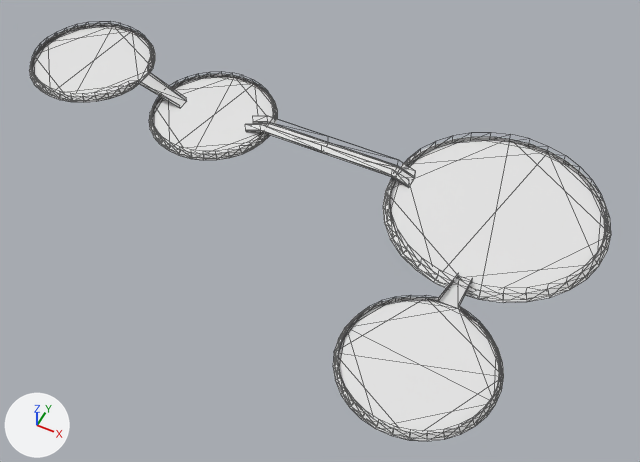
An edit to the glTF model public/map/skycity/church-sky-city.glb, drawn before and after from the same camera.
Both versions are drawn from a camera (50 mm lens) standing at (113.6, -159.4, 166.6) and looking at (45.3, -22.9, -4.0). The lights are fixed; the arrows at lower left show +X, +Y and +Z. Mesh edges are drawn as thin lines. Where no turn or scale is listed for an object, it has been applied to the vertices. Vertices at the same position are counted once.

Before the edit, the objects in view are built like this:
```python
me_circle_003 = bpy.data.meshes.new('Circle.003')
me_circle_003.from_pydata(...)  # 160 vertices, 252 faces; spans x -18.4..18.4, y -18.4..18.4, z -0.3..2.0
# faces by material slot: [188, 64]
me_circle_003.materials.append(mat_floor)  # white #e7e7e7
me_circle_003.materials.append(mat_discard)  # white #e7e7e7
me_circle_004 = bpy.data.meshes.new('Circle.004')
me_circle_004.from_pydata(...)  # 160 vertices, 252 faces; spans x -20.0..20.0, y -20.0..20.0, z -0.3..2.9
# faces by material slot: [188, 64]
me_circle_004.materials.append(mat_floor)  # white #e7e7e7
me_circle_004.materials.append(mat_discard)  # white #e7e7e7
me_circle_009 = bpy.data.meshes.new('Circle.009')
me_circle_009.from_pydata(...)  # 158 vertices, 250 faces; spans x -18.3..18.3, y -18.3..30.8, z -5.0..2.0
# faces by material slot: [190, 60]
me_circle_009.materials.append(mat_floor)  # white #e7e7e7
me_circle_009.materials.append(mat_discard)  # white #e7e7e7
# before: 94 (1.8, 30.8, -5.0) at pixel (472, 281), 95 (-1.8, 30.8, -5.0) at pixel (458, 275), 96 (1.8, 30.8, -3.8) at pixel (472, 277), 97 (-1.8, 30.8, -3.8) at pixel (458, 272)
me_plane = bpy.data.meshes.new('Plane')
me_plane.from_pydata(...)  # 64 vertices, 148 faces; spans x 13.6..62.7, y -2.0..2.0, z 0.0..4.6
# faces by material slot: [76, 72]
me_plane.materials.append(mat_floor)  # white #e7e7e7
me_plane.materials.append(mat_discard)  # white #e7e7e7
ob_bridge = bpy.data.objects.new('bridge', me_plane)
ob_bridge.location = (-1.8, 0.0, 0.0)
ob_platform = bpy.data.objects.new('platform', me_circle_003)
ob_platform.location = (0.0, 0.0, 0.0)
ob_platform_002 = bpy.data.objects.new('platform.002', me_circle_004)
ob_platform_002.location = (84.3, 0.0, 0.0)
ob_platform_002.scale = (1.45, 1.45, 1.0)
ob_platform_003 = bpy.data.objects.new('platform.003', me_circle_009)
ob_platform_003.location = (84.9, -54.8, 4.8)
# also in view: 'platform.001' at (-34.6, 0.0, 3.4)
```
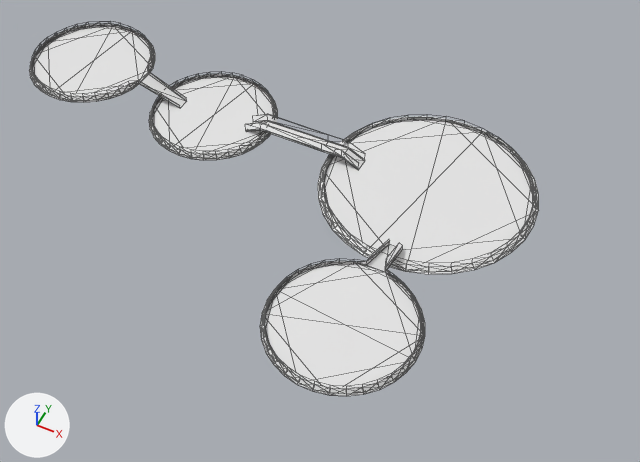
Changed parts and their boxes (x1, y1, x2, y2) in the pictures (640 x 462 px):
'platform.002', moved, rescaled
    before: (383, 132, 611, 302)
    after: (318, 114, 539, 274)
'platform.003', reshaped, moved (7% shorter)
    before: (333, 273, 504, 441)
    after: (260, 240, 425, 396)
'bridge', reshaped (29% narrower, 22% shorter)
    before: (245, 116, 415, 188)
    after: (245, 114, 365, 170)
part 2 of me_circle_009, built on
    before: (438, 273, 473, 309)
    after: (366, 240, 403, 272)

Edits to the bpy script that builds the scene:
```text
Change me_plane:
    used by ob_bridge; location = (-1.8, 0.0, 0.0)
    remove me_plane.from_pydata(...)  # 64 vertices, 148 faces; spans x 13.6..62.7, y -2.0..2.0, z 0.0..4.6
    add me_plane.from_pydata(...)  # 60 vertices, 148 faces; spans x 13.6..48.2, y -2.0..2.0, z 0.0..5.2
    me_plane part 1
    52 vertices are removed from x 18.4..62.7, y -2.0..2.0, z 0.0..4.6
    138 faces are deleted
    12 new vertices lie (4.8, 0.0, 2.5) away from vertices in x 13.6, y -2.0..2.0, z 0.0..2.7
    12 new vertices lie (18.8, 0.0, 0.0) away from vertices in x 18.4, y -2.0..2.0, z 2.5..5.2
    12 new vertices lie (6.0, 0.0, 0.0) away from vertices in x 37.2, y -2.0..2.0, z 2.5..5.2
    12 new vertices lie (5.0, 0.0, -2.5) away from vertices in x 43.2, y -2.0..2.0, z 2.5..5.2
    70 new faces join them, mat_floor (white #e7e7e7)
    68 new faces join them, mat_discard (white #e7e7e7)
Change me_circle_009:
    where me_circle_009.from_pydata(...)  # 158 vertices, 250 faces; spans x -18.3..18.3, y -18.3..30.8, z -5.0..2.0
    used by ob_platform_003; location = (84.9, -54.8, 4.8)
    verts and faces of me_circle_009; kept vertices keep their numbers, new ones are numbered from 158
    me_circle_009 part 2
    add for i in [*range(94, 98)]: verts[i] += (0.0, 0.0, -0.7)
    add verts[158] = (2.3, 17.9, 1.1)  # pixel (385, 268)
    add verts[159] = (-2.3, 17.9, 1.1)  # pixel (366, 261)
    add verts[160] = (1.8, 30.8, -4.5)  # pixel (402, 245)
    add verts[161] = (-1.8, 30.8, -4.5)  # pixel (389, 240)
    add verts[162] = (1.7, 19.7, 2.3)  # pixel (386, 258)
    add verts[163] = (-1.7, 19.7, 2.3)  # pixel (372, 253)
    add verts[164] = (1.3, 29.1, -1.8)  # pixel (399, 242)
    add verts[165] = (-1.3, 29.1, -1.8)  # pixel (389, 238)
    add faces += [(159, 163, 161), (161, 163, 165), (158, 160, 164), (158, 164, 162)]  # mat_discard (white #e7e7e7)
Change ob_platform_002:
    ob_platform_002.location: (84.3, 0.0, 0.0) -> (65.5, 0.0, 0.0)
    ob_platform_002.scale: (1.45, 1.45, 1.0) -> (1.45, 1.45, 0.699)
Change ob_platform_003:
    ob_platform_003.location: (84.9, -54.8, 4.8) -> (66.1, -53.2, 5.9)
```
